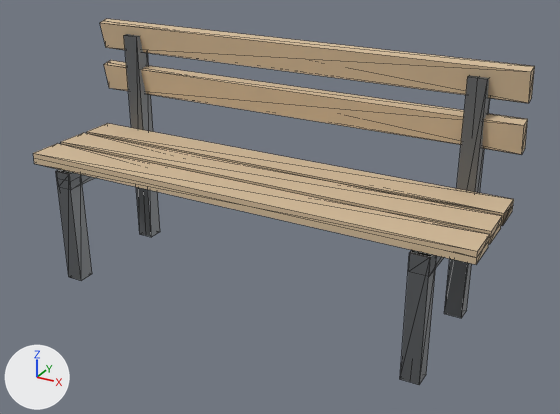
Before and after pictures for a commit that changed the glTF model uminagi-assets/glb/bench.glb.
One viewpoint serves both versions: a camera (50 mm lens) standing at (1.228, -2.075, 1.394) and looking at (0.08, 0.013, 0.35). The lights are fixed; the arrows at lower left show +X, +Y and +Z. The older version comes first. Mesh edges are drawn as thin lines. Vertices at exactly the same position are counted once.

Names of what the first picture shows: 'bench_body', 'bench_lod1'.
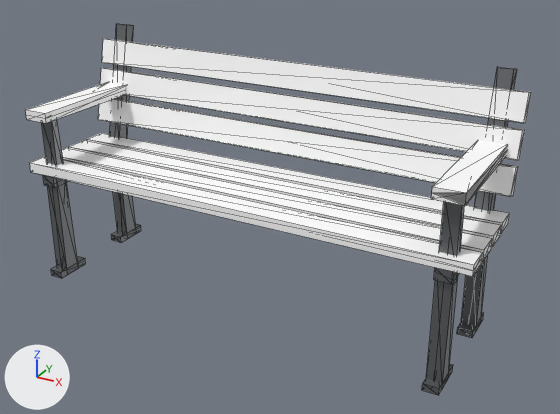
Where the change shows, as pixel boxes [x1, y1, x2, y2] in the pictures (560 x 414 px; the box of a moved part takes in the faces that stretch with it):
'bench_body', reshaped, moved, rescaled
    before: [33, 19, 535, 385]
    after: [26, 24, 531, 395]
'bench_lod1', reshaped, moved, rescaled
    before: [298, 154, 522, 233]
    after: [466, 152, 506, 203]
part 1 of me_bench_body, added
    after: [43, 175, 68, 188]
part 2 of me_bench_body, added
    after: [51, 256, 86, 278]
part 3 of me_bench_body, added
    after: [111, 224, 141, 242]
part 4 of me_bench_body, added
    after: [434, 268, 459, 284]
part 5 of me_bench_body, added
    after: [422, 364, 453, 395]
part 6 of me_bench_body, added
    after: [457, 312, 484, 338]
part 7 of me_bench_body, added
    after: [26, 82, 126, 123]
part 8 of me_bench_body, added
    after: [431, 140, 508, 205]
part 9 of me_bench_body, added
    after: [30, 156, 483, 276]
part 10 of me_bench_body, added
    after: [62, 148, 492, 261]
part 11 of me_bench_body, added
    after: [69, 140, 501, 247]
part 12 of me_bench_body, added
    after: [87, 133, 510, 233]
part 13 of me_bench_body, moved or reshaped
    before: [87, 123, 514, 223]
    after: [98, 99, 518, 197]
part 14 of me_bench_body, moved or reshaped
    before: [61, 133, 502, 244]
    after: [100, 68, 525, 160]
part 15 of me_bench_body, moved or reshaped
    before: [33, 143, 490, 265]
    after: [102, 39, 531, 123]
part 16 of me_bench_body, added
    after: [41, 120, 78, 273]
part 17 of me_bench_body, added
    after: [426, 202, 465, 389]
part 18 of me_bench_body, deleted
    before: [56, 34, 490, 385]
part 19 of me_bench_body, moved or reshaped
    before: [100, 19, 535, 154]
    after: [109, 24, 517, 329]

The change, as a diff of the scene's bpy script:
```diff
--- a/uminagi-assets/glb/bench.glb.py
+++ b/uminagi-assets/glb/bench.glb.py
@@ me_bench_body @@
 # used by ob_bench_body; parent = ob_bench; location = (0.0, 0.0148, 0.431); scale = (0.8, 0.8, 0.8)
-me_bench_body.from_pydata(...)  # 88 vertices, 132 faces; spans x -1.0..1.0, y -0.31..0.31, z -0.54..0.54
-me_bench_body.materials.append(mat_wood_light)  # beige #d4bc99
+me_bench_body.from_pydata(...)  # 188 vertices, 288 faces; spans x -0.8..0.8, y -0.25..0.27, z 0.0..0.85
+# me_bench_body part 1: a new loose piece, a box spanning x -0.745..-0.695, y -0.23..0.2, z 0.355..0.395, in mat_steel_dark (grey #76797c)
+# me_bench_body part 2: a new loose piece, a box spanning x -0.745..-0.695, y -0.25..-0.12, z 0.0..0.025, in mat_steel_dark (grey #76797c)
+# me_bench_body part 3: a new loose piece, a box spanning x -0.745..-0.695, y 0.09..0.22, z 0.0..0.025, in mat_steel_dark (grey #76797c)
+# me_bench_body part 4: a new loose piece, a box spanning x 0.695..0.745, y -0.23..0.2, z 0.355..0.395, in mat_steel_dark (grey #76797c)
+# me_bench_body part 5: a new loose piece, a box spanning x 0.695..0.745, y -0.25..-0.12, z 0.0..0.025, in mat_steel_dark (grey #76797c)
+# me_bench_body part 6: a new loose piece, a box spanning x 0.695..0.745, y 0.09..0.22, z 0.0..0.025, in mat_steel_dark (grey #76797c)
+# me_bench_body part 7: a new loose piece, a box spanning x -0.765..-0.675, y -0.25..0.2, z 0.6..0.635, in mat_wood (white #ffffff)
+# me_bench_body part 8: a new loose piece, a box spanning x 0.675..0.765, y -0.25..0.2, z 0.6..0.635, in mat_wood (white #ffffff)
+# me_bench_body part 9: a new loose piece, a box spanning x -0.8..0.8, y -0.232..-0.148, z 0.395..0.43, in mat_wood (white #ffffff)
+# me_bench_body part 10: a new loose piece, a box spanning x -0.8..0.8, y -0.132..-0.048, z 0.395..0.43, in mat_wood (white #ffffff)
+# me_bench_body part 11: a new loose piece, a box spanning x -0.8..0.8, y -0.032..0.052, z 0.395..0.43, in mat_wood (white #ffffff)
+# me_bench_body part 12: a new loose piece, a box spanning x -0.8..0.8, y 0.068..0.152, z 0.395..0.43, in mat_wood (white #ffffff)
+# me_bench_body part 13: the loose piece of 8 vertices spanning x -1.0..1.0, y 0.07..0.22, z -0.01..0.04 is scaled about its middle by (0.8, 0.194, 1.75), then moved by (0.0, 0.02, 0.52), in mat_wood (white #ffffff)
+# me_bench_body part 14: the loose piece of 8 vertices spanning x -1.0..1.0, y -0.11..0.04, z -0.01..0.04 is scaled about its middle by (0.8, 0.195, 1.75), then moved by (0.0, 0.22, 0.62), in mat_wood (white #ffffff)
+# me_bench_body part 15: the loose piece of 8 vertices spanning x -1.0..1.0, y -0.28..-0.13, z -0.01..0.04 is scaled about its middle by (0.8, 0.194, 1.75), then moved by (0.0, 0.42, 0.73), in mat_wood (white #ffffff)
+# me_bench_body part 16: a new loose piece of 14 vertices spanning x -0.75..-0.7, y -0.22..-0.16, z 0.0..0.6, in mat_steel_dark (grey #76797c)
+# me_bench_body part 17: a new loose piece of 14 vertices spanning x 0.7..0.75, y -0.22..-0.16, z 0.0..0.6, in mat_steel_dark (grey #76797c)
+# me_bench_body part 18: 6 loose pieces with 48 vertices, spanning x -0.85..0.85, y -0.31..0.29, z -0.54..0.49, are deleted
+# me_bench_body part 19: 16 vertices removed from x -1.0..1.0, y 0.23..0.31, z 0.21..0.54; 32 vertices added at x -0.75..0.75, y 0.12..0.27, z 0.0..0.85
+# other edits to the shape of me_bench_body do not show in these pictures
 me_bench_body.materials.append(mat_steel_dark)
+me_bench_body.materials.append(mat_wood)  # white #ffffff
@@ me_bench_lod1 @@
 # used by ob_bench_lod1; parent = ob_bench; location = (0.0, 0.01, 0.429); scale = (0.8, 0.8, 0.8)
-me_bench_lod1.from_pydata(...)  # 41 vertices, 32 faces; spans x -1.0..1.0, y -0.3..0.3, z -0.54..0.54
-me_bench_lod1.materials.append(mat_wood_light)  # beige #d4bc99
+me_bench_lod1.from_pydata(...)  # 87 vertices, 77 faces; spans x -0.8..0.8, y -0.25..0.25, z 0.0..0.85
+# me_bench_lod1 part 20
+# 23 vertices are removed from x -1.0..1.0, y -0.28..0.29, z -0.01..0.54
+# 26 faces are deleted
+# 82 vertices are added at x -0.8..0.8, y -0.25..0.25, z 0.0..0.85
+# 5 new vertices lie (1.6, -0.02, 0.01) away from vertices in x -0.8, y -0.21..0.18, z 0.4..0.59
+# 37 new faces join them, mat_steel_dark (grey #76797c)
+# 40 new faces join them, mat_wood (white #ffffff)
+# other edits to the shape of me_bench_lod1 do not show in these pictures
 me_bench_lod1.materials.append(mat_steel_dark)
+me_bench_lod1.materials.append(mat_wood)  # white #ffffff
@@ ob_bench_body @@
 ob_bench_body.parent = ob_bench
-ob_bench_body.location = (0.0, 0.0148, 0.431)
-ob_bench_body.scale = (0.8, 0.8, 0.8)
+ob_bench_body.location = (0.0, 0.0, 0.0)
@@ ob_bench_lod1 @@
 ob_bench_lod1.parent = ob_bench
-ob_bench_lod1.location = (0.0, 0.01, 0.429)
-ob_bench_lod1.scale = (0.8, 0.8, 0.8)
+ob_bench_lod1.location = (0.0, 0.0, 0.0)
```
